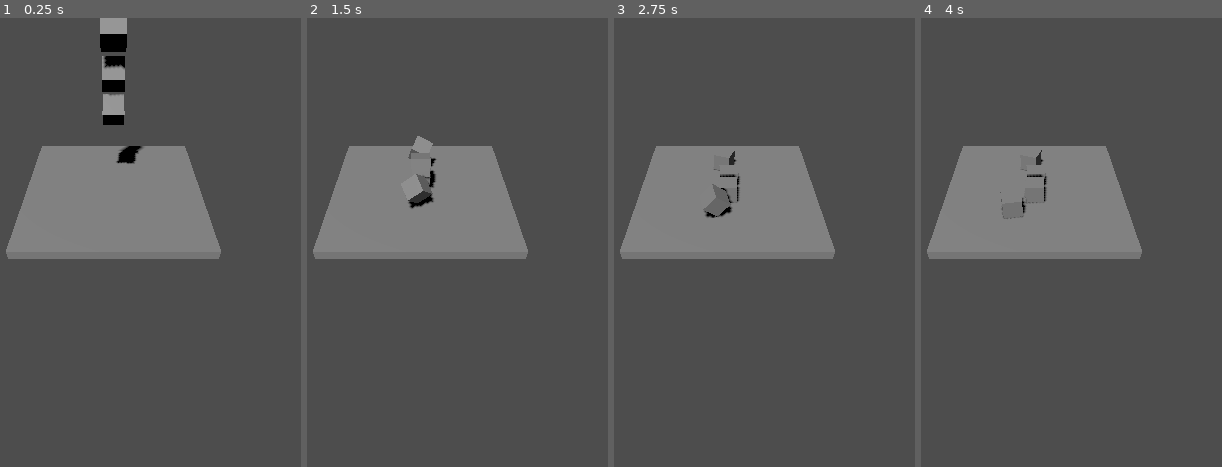
Above: before the commit, frames 1-4 (left to right).
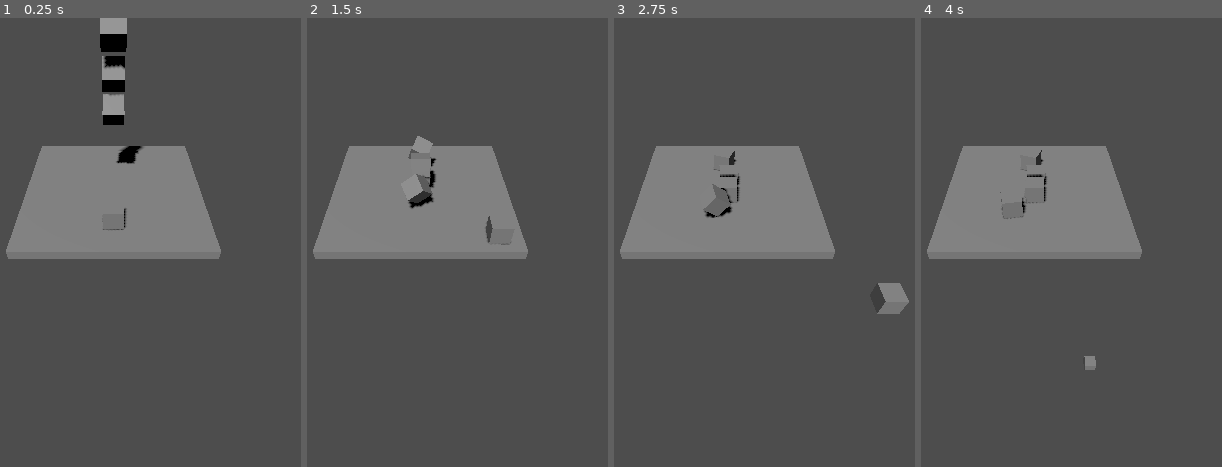
Above: after the commit, the same moments.

Repository: Fazlibeqir/TreasureHunt3D
Game: Godot game, scene res://level_1.tscn
Two runs of this game, one before a commit and one after it. Both use one fixed random seed, a clock stepped at 60 frames per second and the inputs below. The project has no main scene, so this scene is started directly.
Inputs:
- Up to frame 1 (0.25 s): no input
- Up to frame 2 (1.5 s): tap Enter (ui_accept) at 0.5, 0.6, 0.77, 1.07, 1.35 s; hold Right (ui_right) 0.53-1.28 s; hold Down (ui_down) from 1.28 s (still down)
- Up to frame 3 (2.75 s): tap Enter (ui_accept) at 1.52, 1.82, 2.1 s; release Down (ui_down) at 2.03 s; hold Right (ui_right) from 2.03 s (still down)
- Up to frame 4 (4 s): release Right (ui_right) at 2.78 s; hold Up (ui_up) 2.78-3.53 s; tap Enter (ui_accept) at 2.85, 3.02, 3.32, 3.6, 3.77 s; hold Left (ui_left) from 3.53 s (still down)

The runs differ from the first frame. In frame 1, less than 0.1% of the frame differs, in the area x 33-42%, y 42-48%; in frame 2, less than 0.1%; in frame 3, 0.5%, in the area x 87-99%, y 59-66%; in frame 4, 0.1%.

Commit message:
Added player

Diff:
--- a/treasurehunt3d/level_1.tscn
+++ b/treasurehunt3d/level_1.tscn
@@ -1,6 +1,7 @@
-[gd_scene load_steps=4 format=3 uid="uid://w6fsrk8uaqky"]
+[gd_scene load_steps=5 format=3 uid="uid://w6fsrk8uaqky"]
 
 [ext_resource type="PackedScene" uid="uid://c7v5h6urmofwf" path="res://block.tscn" id="1_yklfx"]
+[ext_resource type="PackedScene" uid="uid://dlju7updjsiel" path="res://player.tscn" id="2_ns6id"]
 
 [sub_resource type="BoxMesh" id="BoxMesh_1svb8"]
 size = Vector3(10, 0.5, 10)
@@ -26,14 +27,19 @@
 transform = Transform3D(-0.74091, -0.652633, -0.158502, 0.322332, -0.552597, 0.768595, -0.589199, 0.518369, 0.619789, 0, 9.90889, 8.28321)
 shadow_enabled = true
 
-[node name="Block1" parent="." instance=ExtResource("1_yklfx")]
+[node name="Blocks" type="Node3D" parent="."]
+
+[node name="Block1" parent="Blocks" instance=ExtResource("1_yklfx")]
 transform = Transform3D(1, 0, 0, 0, 0.678621, 0.734488, 0, -0.734488, 0.678621, 0, 5, 0)
 
-[node name="Block2" parent="." instance=ExtResource("1_yklfx")]
+[node name="Block2" parent="Blocks" instance=ExtResource("1_yklfx")]
 transform = Transform3D(1, 0, 0, 0, 0.678621, 0.734488, 0, -0.734488, 0.678621, 0, 6.47007, -0.043828)
 
-[node name="Block3" parent="." instance=ExtResource("1_yklfx")]
+[node name="Block3" parent="Blocks" instance=ExtResource("1_yklfx")]
 transform = Transform3D(1, 0, 0, 0, 0.7231, -0.690744, 0, 0.690744, 0.7231, 0, 8.18458, -0.757215)
 
-[node name="Block4" parent="." instance=ExtResource("1_yklfx")]
+[node name="Block4" parent="Blocks" instance=ExtResource("1_yklfx")]
 transform = Transform3D(1, 0, 0, 0, 0.7231, -0.690744, 0, 0.690744, 0.7231, 0, 8.20395, 0.713386)
+
+[node name="Player" parent="." instance=ExtResource("2_ns6id")]
+transform = Transform3D(1, 0, 0, 0, 1, 0, 0, 0, 1, 0, 1, 3)
--- /dev/null
+++ b/treasurehunt3d/player.gd
@@ -0,0 +1,28 @@
+extends CharacterBody3D
+
+
+const SPEED = 5.0
+const JUMP_VELOCITY = 4.5
+
+
+func _physics_process(delta: float) -> void:
+	# Add the gravity.
+	if not is_on_floor():
+		velocity += get_gravity() * delta
+
+	# Handle jump.
+	if Input.is_action_just_pressed("ui_accept") and is_on_floor():
+		velocity.y = JUMP_VELOCITY
+
+	# Get the input direction and handle the movement/deceleration.
+	# As good practice, you should replace UI actions with custom gameplay actions.
+	var input_dir := Input.get_vector("ui_left", "ui_right", "ui_up", "ui_down")
+	var direction := (transform.basis * Vector3(input_dir.x, 0, input_dir.y)).normalized()
+	if direction:
+		velocity.x = direction.x * SPEED
+		velocity.z = direction.z * SPEED
+	else:
+		velocity.x = move_toward(velocity.x, 0, SPEED)
+		velocity.z = move_toward(velocity.z, 0, SPEED)
+
+	move_and_slide()
--- /dev/null
+++ b/treasurehunt3d/player.tscn
@@ -0,0 +1,16 @@
+[gd_scene load_steps=4 format=3 uid="uid://dlju7updjsiel"]
+
+[ext_resource type="Script" path="res://player.gd" id="1_5bf2s"]
+
+[sub_resource type="BoxMesh" id="BoxMesh_0sapb"]
+
+[sub_resource type="BoxShape3D" id="BoxShape3D_f4mve"]
+
+[node name="Player" type="CharacterBody3D"]
+script = ExtResource("1_5bf2s")
+
+[node name="MeshInstance3D" type="MeshInstance3D" parent="."]
+mesh = SubResource("BoxMesh_0sapb")
+
+[node name="CollisionShape3D" type="CollisionShape3D" parent="."]
+shape = SubResource("BoxShape3D_f4mve")
